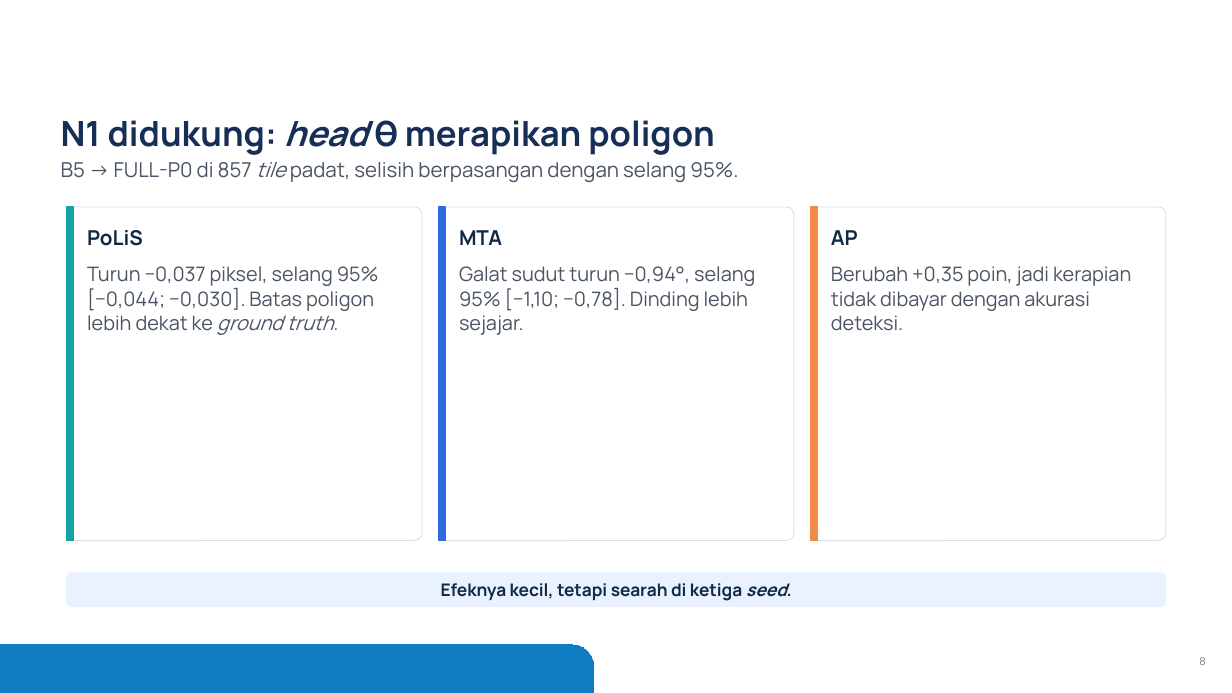
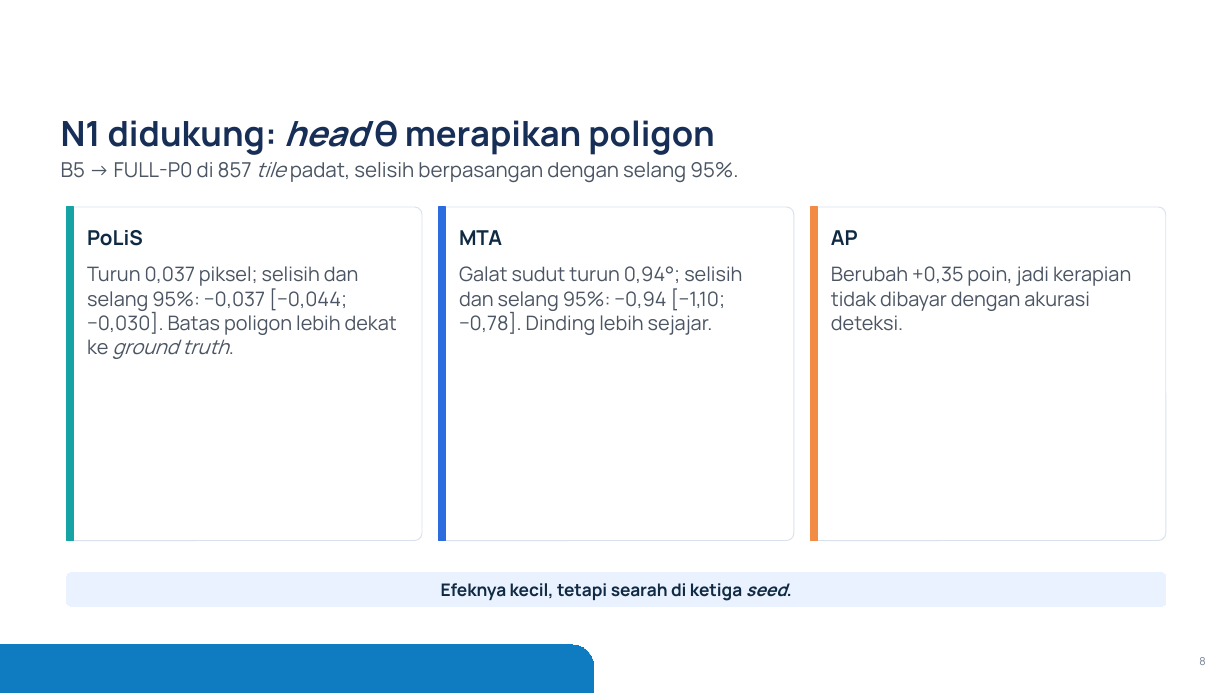
Before and after one commit to mahathirmuh/building-footprint-extraction, a slide deck: slide 8 of slides/densepoly.pptx. Drawn at 1232x693 pixels with LibreOffice and Linux fonts; fonts in the diff are those of the drawing; background and template pictures are left out. Boxes give left, top, right and bottom in pixels: in the first picture for what was removed or moved away, otherwise in the second. Text is boxed around its words. In the diff, an @@ line names an element or a change of style, - is before the commit and + after.

```diff
--- a/slides/densepoly.pptx
+++ b/slides/densepoly.pptx
@@ text at (87,266,397,359): text changed @@
-Turun −0,037 piksel, selang 95% [−0,044; −0,030]. Batas poligon lebih dekat ke ground truth.
+Turun 0,037 piksel; selisih dan selang 95%: −0,037 [−0,044; −0,030]. Batas poligon lebih dekat ke ground truth.
@@ text at (459,266,742,335): text changed @@
-Galat sudut turun −0,94°, selang 95% [−1,10; −0,78]. Dinding lebih sejajar.
+Galat sudut turun 0,94°; selisih dan selang 95%: −0,94 [−1,10; −0,78]. Dinding lebih sejajar.
```
Also in this commit, not shown: 2 other slides changed, 5 other files.
